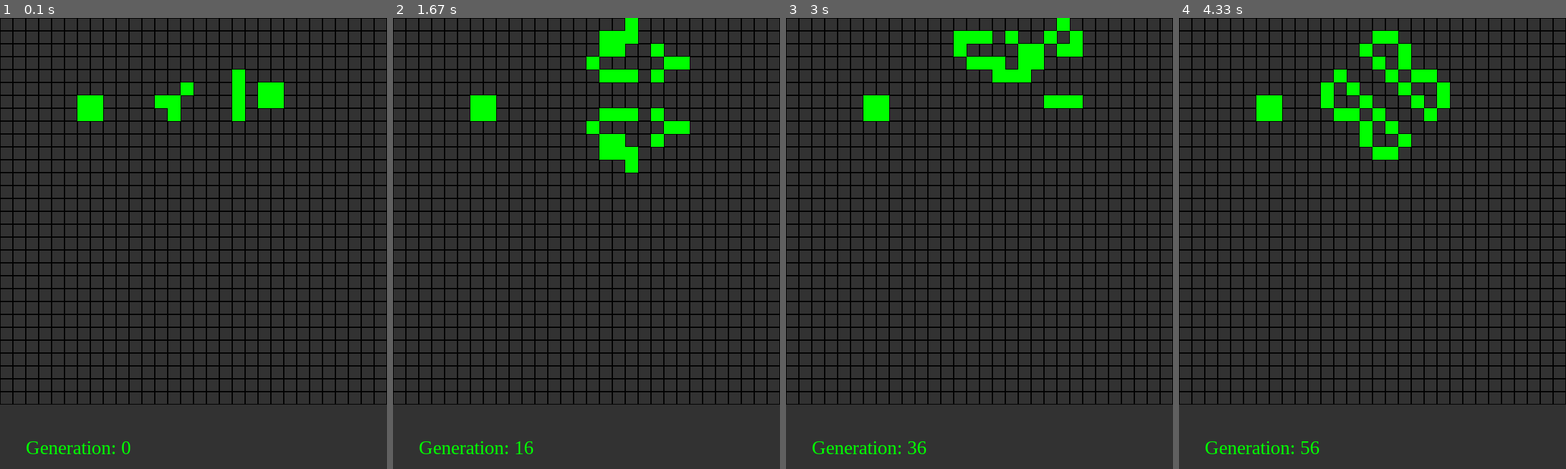
Above: before the commit, frames 1-4 (left to right).
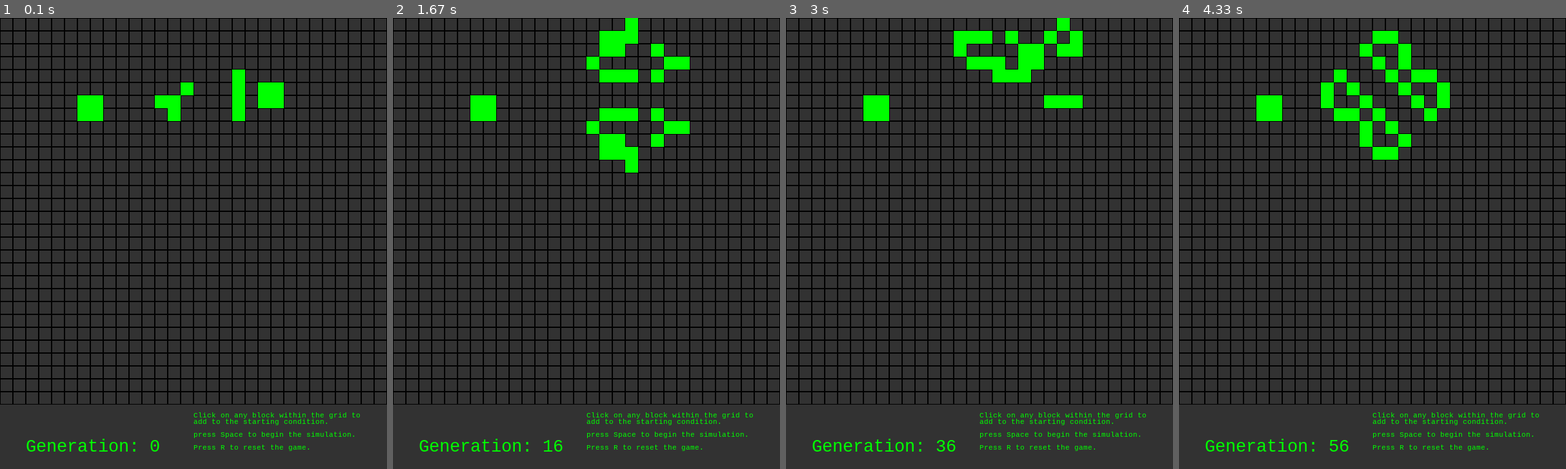
Above: after the commit, the same moments.

Repository: R-C-McDermott/Conway-Game-of-life-PyGame
Game: pygame game, started from main.py
The game is run twice, just before and just after one commit, with the same random seed, the same clock (stepped at 60 frames per second) and the same inputs.
Inputs (mouse positions are in pixels of both pictures, inside the frame that each line leads up to):
- Up to frame 1 (0.1 s): no input
- Up to frame 2 (1.67 s): tap Space at 0.33 s; click (466, 347) at 0.77 s
- Up to frame 3 (3 s): no input
- Up to frame 4 (4.33 s): no input

The runs differ from the first frame. In frame 1, 1.0% of the frame differs, in the area x 6-93%, y 87-97%; in frame 2, 1.0%; in frame 3, 1.0%; in frame 4, 1.0%.

Commit message:
Addition of game instructions for the user
Displays hotkeys and game instructions for the user, also changed font

Diff:
--- a/main.py
+++ b/main.py
@@ -16,8 +16,16 @@
 BLOCK_COLOUR = (0, 255, 0)
 BORDER_COLOUR = (0, 0, 255)
 BLACK = (0, 0, 0)
-GAME_FONT = pygame.font.SysFont('Times New Roman', 30)
+GEN_FONT = pygame.font.SysFont('consolas', 30)
+INSTR_FONT = pygame.font.SysFont('consolas', 12)
 FPS = 15
+
+game_instructions = ["Click on any block within the grid to",
+                     "add to the starting condition.",
+                     "",
+                     "press Space to begin the simulation.",
+                     "",
+                     "Press R to reset the game."]
 
 
 # Creates a sample starting setup containing 2 stable blocks
@@ -62,8 +70,12 @@
     for x, y in coords:
         pygame.draw.rect(WIN, BLOCK_COLOUR, (x, y, BLOCK_SIZE, BLOCK_SIZE))
 
-    text_surface = GAME_FONT.render(f"Generation: {generation}", True, BLOCK_COLOUR)
-    WIN.blit(text_surface, (40, HEIGHT - (BOTTOM_PANEL // 2)))
+    generation_text = GEN_FONT.render(f"Generation: {generation}", True, BLOCK_COLOUR)
+    WIN.blit(generation_text, (40, HEIGHT - (BOTTOM_PANEL // 2)))
+
+    for i in range(len(game_instructions)):
+        instructions_text = INSTR_FONT.render(game_instructions[i], True, BLOCK_COLOUR)
+        WIN.blit(instructions_text, (300, GAME_SURFACE_Y + (i + 1)*10))
 
     pygame.display.update()
 
